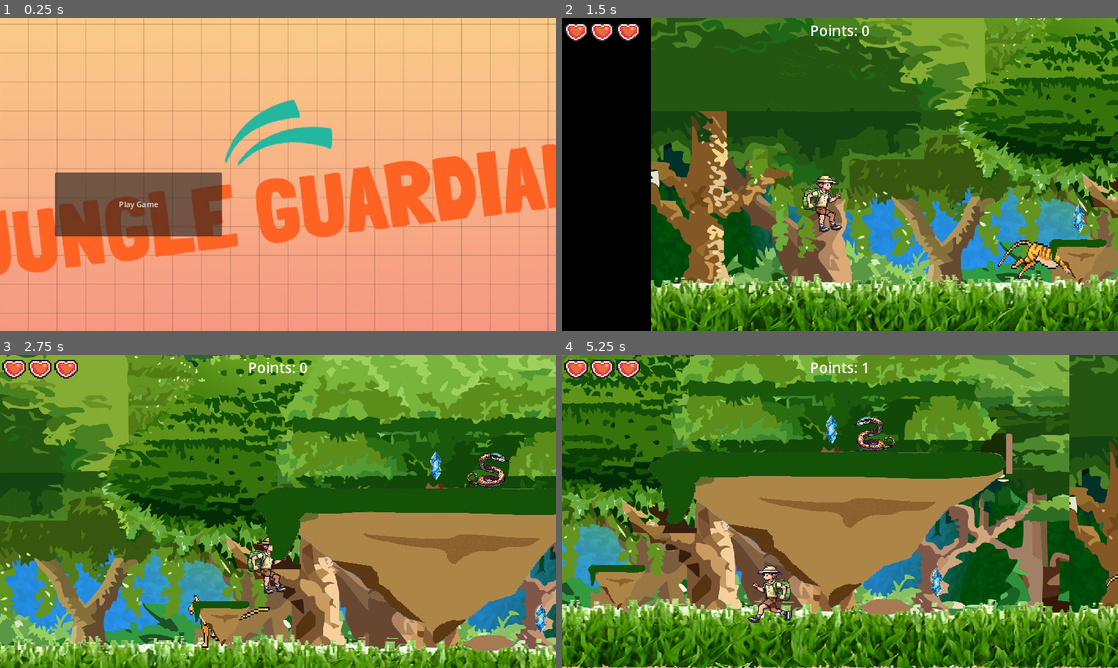
Above: before the commit, frames 1-4 (two rows, left to right).
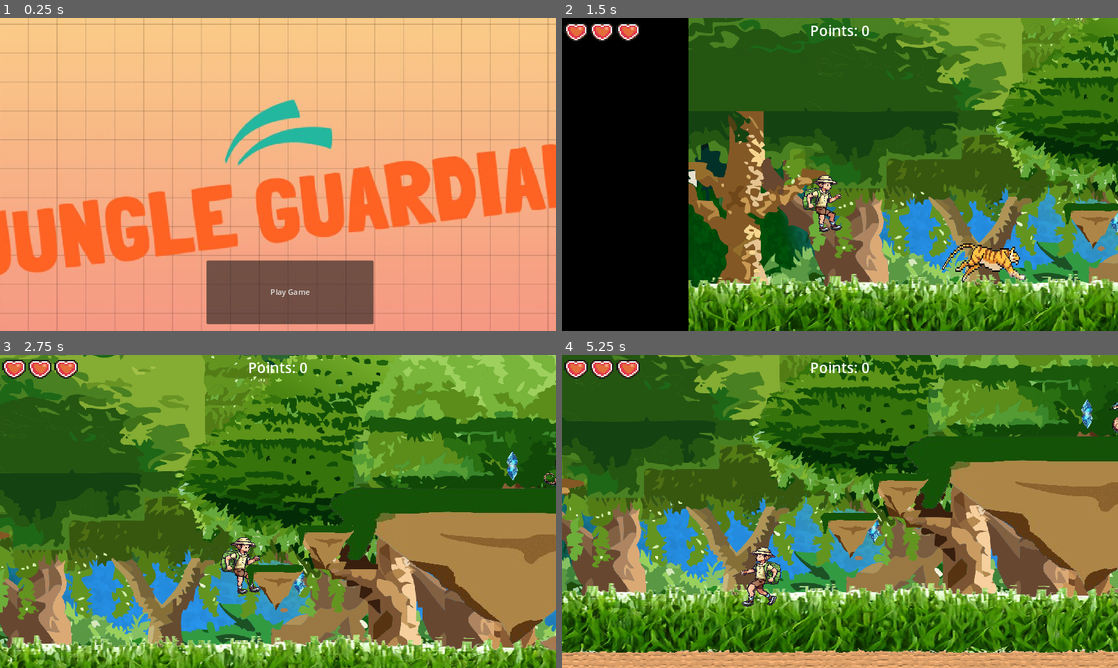
Above: after the commit, the same moments.

Repository: Zain12468/Godot-Side-Scroller-Game
Game: Godot game, scene res://Scenes/Game Management/main_menu.tscn
Same seed, same stepped clock (60 frames per second), same inputs: the game is played once before the commit and once after it.
Inputs:
- Up to frame 1 (0.25 s): no input
- Up to frame 2 (1.5 s): click "Play Game" at 0.5 s; tap Enter (ui_accept) at 1.25 s; hold Right (ui_right) from 1.28 s (still down)
- Up to frame 3 (2.75 s): keep holding Right (ui_right); tap Enter (ui_accept) at 1.52, 2.27 s
- Up to frame 4 (5.25 s): release Right (ui_right) at 2.78 s; hold Left (ui_left) 2.78-3.53 s; hold Right (ui_right) 3.53-5.03 s; tap Enter (ui_accept) at 3.77, 4.52 s; hold Left (ui_left) from 5.03 s (still down)

The runs differ from the first frame. In frame 1, 12% of the frame differs, in the area x 9-68%, y 49-98%; in frame 2, 52%; in frame 3, 65%; in frame 4, 79%, in the area x 0-100%, y 0-100%.

Commit message:
Platforms are now working
After converting to staticbody2d the platforms are now working.

Left:
- Finalize Level Design

Diff:
--- a/Main Project/Scenes/Game Management/main_menu.tscn
+++ b/Main Project/Scenes/Game Management/main_menu.tscn
@@ -25,10 +25,10 @@
 anchor_top = 0.5
 anchor_right = 0.5
 anchor_bottom = 0.5
-offset_left = -462.0
-offset_top = -4.0
-offset_right = -116.0
-offset_bottom = 128.0
+offset_left = -148.0
+offset_top = 178.0
+offset_right = 198.0
+offset_bottom = 310.0
 grow_horizontal = 2
 grow_vertical = 2
 text = "Play Game
--- a/Main Project/Scenes/Level Design/big_platform.tscn
+++ b/Main Project/Scenes/Level Design/big_platform.tscn
@@ -2,7 +2,8 @@
 
 [ext_resource type="Texture2D" uid="uid://bjydfjtdv6x01" path="res://Assets/Other/Untitled-1+_7_.ai-4-1-removebg-preview.png" id="1_4gajh"]
 
-[node name="Big Platform" type="Area2D"]
+[node name="Big Platform" type="StaticBody2D"]
+collision_layer = 3
 
 [node name="Sprite2D" type="Sprite2D" parent="."]
 position = Vector2(140, 93)
--- /dev/null
+++ b/Main Project/Scenes/Level Design/small_platfor.tscn
@@ -0,0 +1,16 @@
+[gd_scene load_steps=2 format=3 uid="uid://cfuapowpoicwx"]
+
+[ext_resource type="Texture2D" uid="uid://bjydfjtdv6x01" path="res://Assets/Other/Untitled-1+_7_.ai-4-1-removebg-preview.png" id="1_mfk4d"]
+
+[node name="Small Platform" type="StaticBody2D"]
+collision_layer = 3
+
+[node name="Sprite2D" type="Sprite2D" parent="."]
+position = Vector2(27, 24)
+scale = Vector2(0.41479, 0.402406)
+texture = ExtResource("1_mfk4d")
+
+[node name="CollisionPolygon2D" type="CollisionPolygon2D" parent="."]
+position = Vector2(9, 0)
+scale = Vector2(0.447299, 0.354947)
+polygon = PackedVector2Array(-152, -90, 131, -93, 73.9572, 6.61206, -3, 141)
--- a/Main Project/Scenes/Level Design/small_platform.tscn
+++ /dev/null
@@ -1,15 +0,0 @@
-[gd_scene load_steps=2 format=3 uid="uid://cfuapowpoicwx"]
-
-[ext_resource type="Texture2D" uid="uid://bjydfjtdv6x01" path="res://Assets/Other/Untitled-1+_7_.ai-4-1-removebg-preview.png" id="1_gs44c"]
-
-[node name="Small Platform" type="Area2D"]
-
-[node name="Sprite2D" type="Sprite2D" parent="."]
-position = Vector2(27, 24)
-scale = Vector2(0.41479, 0.402406)
-texture = ExtResource("1_gs44c")
-
-[node name="CollisionPolygon2D" type="CollisionPolygon2D" parent="."]
-position = Vector2(7, 1)
-scale = Vector2(0.424387, 0.354947)
-polygon = PackedVector2Array(-152, -90, 131, -93, -3, 141)
--- a/Main Project/Scenes/Levels/Level 1.tscn
+++ b/Main Project/Scenes/Levels/Level 1.tscn
@@ -12,7 +12,7 @@
 [ext_resource type="AudioStream" uid="uid://camtfvpt4xxc1" path="res://Assets/Sound Effects/mixkit-player-losing-or-failing-2042.wav" id="11_himiq"]
 [ext_resource type="PackedScene" uid="uid://dgqnx3uw8mk74" path="res://Scenes/Level Design/big_platform.tscn" id="12_k4mm4"]
 [ext_resource type="PackedScene" uid="uid://bklrug7ygo6d5" path="res://Scenes/Characters/Enemies/Tiger.tscn" id="12_sshyb"]
-[ext_resource type="PackedScene" uid="uid://cfuapowpoicwx" path="res://Scenes/Level Design/small_platform.tscn" id="13_lgn8h"]
+[ext_resource type="PackedScene" uid="uid://cfuapowpoicwx" path="res://Scenes/Level Design/small_platfor.tscn" id="13_lgn8h"]
 [ext_resource type="PackedScene" uid="uid://cg1j7xeewaf1y" path="res://Scenes/Characters/Enemies/Snake.tscn" id="14_lpc22"]
 
 [sub_resource type="TileSetAtlasSource" id="TileSetAtlasSource_xkrva"]
@@ -506,7 +506,7 @@
 layer_0/tile_data = PackedInt32Array(851968, 458752, 0, 851969, 458752, 0, 851970, 458752, 0, 851971, 458752, 0, 851972 …(2453 unchanged characters)…
 
 [node name="Player" parent="Scene Objects" instance=ExtResource("4_shit0")]
-position = Vector2(208, 540)
+position = Vector2(131, 538)
 
 [node name="Camera2D" type="Camera2D" parent="Scene Objects/Player"]
 position = Vector2(122, -106)
@@ -561,7 +561,7 @@
 scale = Vector2(3, 3)
 
 [node name="Tiger" parent="." instance=ExtResource("12_sshyb")]
-position = Vector2(523, 514)
+position = Vector2(330, 520)
 
 [node name="Death" type="AudioStreamPlayer" parent="."]
 stream = ExtResource("11_himiq")
@@ -570,7 +570,7 @@
 position = Vector2(1326, 396)
 
 [node name="Small Platform2" parent="." instance=ExtResource("13_lgn8h")]
-position = Vector2(872, 549)
+position = Vector2(824, 474)
 
 [node name="Snake" parent="." instance=ExtResource("14_lpc22")]
 position = Vector2(1092, 214)
@@ -578,4 +578,7 @@
 [node name="Tiger2" parent="." instance=ExtResource("12_sshyb")]
 position = Vector2(1577, 521)
 
+[node name="Small Platform" parent="." instance=ExtResource("13_lgn8h")]
+position = Vector2(929, 392)
+
 [connection signal="body_entered" from="Scene Objects/Finish" to="Scene Objects/Finish" method="_on_body_entered"]
--- a/Main Project/Scenes/Levels/Level 2.tscn
+++ b/Main Project/Scenes/Levels/Level 2.tscn
@@ -9,6 +9,10 @@
 [ext_resource type="PackedScene" uid="uid://deuqbeubboi2i" path="res://Scenes/Collectables/collectable.tscn" id="6_n84kl"]
 [ext_resource type="PackedScene" uid="uid://ckl7e8uro6sha" path="res://Scenes/Levels/Level 3.tscn" id="7_8twqq"]
 [ext_resource type="PackedScene" uid="uid://p2lrseq3ebh6" path="res://Scenes/Game Management/hearts_container.tscn" id="8_1wg1g"]
+[ext_resource type="PackedScene" uid="uid://dgqnx3uw8mk74" path="res://Scenes/Level Design/big_platform.tscn" id="10_ckq1f"]
+[ext_resource type="PackedScene" uid="uid://bklrug7ygo6d5" path="res://Scenes/Characters/Enemies/Tiger.tscn" id="11_t48mg"]
+[ext_resource type="PackedScene" uid="uid://cfuapowpoicwx" path="res://Scenes/Level Design/small_platfor.tscn" id="12_t7jxv"]
+[ext_resource type="PackedScene" uid="uid://cg1j7xeewaf1y" path="res://Scenes/Characters/Enemies/Snake.tscn" id="13_6fyss"]
 
 [sub_resource type="TileSetAtlasSource" id="TileSetAtlasSource_xkrva"]
 texture = ExtResource("3_i7p21")
@@ -493,14 +497,13 @@
 stretch_mode = 1
 
 [node name="TileMap" type="TileMap" parent="Scene Objects"]
-visible = false
 scale = Vector2(3, 3)
 tile_set = SubResource("TileSet_e424c")
 format = 2
 layer_0/tile_data = PackedInt32Array(-1, 458752, 1, 65535, 458752, 1, 131071, 458752, 1, 196607, 458752, 1, 262143, 458 …(2622 unchanged characters)…
 
 [node name="Player" parent="Scene Objects" instance=ExtResource("4_los5x")]
-position = Vector2(122, 712)
+position = Vector2(79, 389)
 
 [node name="Camera2D" type="Camera2D" parent="Scene Objects/Player"]
 position = Vector2(85, -146)
@@ -554,4 +557,25 @@
 offset_bottom = 10.0
 scale = Vector2(3, 3)
 
+[node name="Big Platform" parent="." instance=ExtResource("10_ckq1f")]
+position = Vector2(400, 582)
+
+[node name="Tiger" parent="." instance=ExtResource("11_t48mg")]
+position = Vector2(250, 382)
+
+[node name="Small Platform" parent="." instance=ExtResource("12_t7jxv")]
+position = Vector2(922, 455)
+
+[node name="Tiger2" parent="." instance=ExtResource("11_t48mg")]
+position = Vector2(794, 587)
+
+[node name="Small Platform2" parent="." instance=ExtResource("12_t7jxv")]
+position = Vector2(1088, 369)
+
+[node name="Snake" parent="." instance=ExtResource("13_6fyss")]
+position = Vector2(1292, 596)
+
+[node name="Tiger3" parent="." instance=ExtResource("11_t48mg")]
+position = Vector2(1660, 558)
+
 [connection signal="body_entered" from="Scene Objects/Finish" to="Scene Objects/Finish" method="_on_body_entered"]
--- a/Main Project/Scenes/Levels/Level 3.tscn
+++ b/Main Project/Scenes/Levels/Level 3.tscn
@@ -8,7 +8,11 @@
 [ext_resource type="PackedScene" uid="uid://do7q40y65xn0b" path="res://Scenes/Game Management/finish.tscn" id="5_17m0b"]
 [ext_resource type="PackedScene" uid="uid://bc1eajfeqf8g8" path="res://Scenes/Levels/Level 4 Boss Dungeon.tscn" id="7_sdet6"]
 [ext_resource type="PackedScene" uid="uid://p2lrseq3ebh6" path="res://Scenes/Game Management/hearts_container.tscn" id="8_ki0md"]
+[ext_resource type="PackedScene" uid="uid://dgqnx3uw8mk74" path="res://Scenes/Level Design/big_platform.tscn" id="10_lyris"]
+[ext_resource type="PackedScene" uid="uid://bklrug7ygo6d5" path="res://Scenes/Characters/Enemies/Tiger.tscn" id="11_n4wka"]
 [ext_resource type="PackedScene" uid="uid://deuqbeubboi2i" path="res://Scenes/Collectables/collectable.tscn" id="12_2a5es"]
+[ext_resource type="PackedScene" uid="uid://cg1j7xeewaf1y" path="res://Scenes/Characters/Enemies/Snake.tscn" id="12_4vx4w"]
+[ext_resource type="PackedScene" uid="uid://cfuapowpoicwx" path="res://Scenes/Level Design/small_platfor.tscn" id="13_hillp"]
 
 [sub_resource type="TileSetAtlasSource" id="TileSetAtlasSource_xkrva"]
 texture = ExtResource("3_2of4t")
@@ -500,10 +504,10 @@
 layer_0/tile_data = PackedInt32Array(851968, 458752, 0, 851969, 458752, 0, 851970, 458752, 0, 851971, 458752, 0, 851972 …(2453 unchanged characters)…
 
 [node name="Player" parent="Scene Objects" instance=ExtResource("4_wiu8f")]
-position = Vector2(208, 540)
+position = Vector2(444, 386)
 
 [node name="Camera2D" type="Camera2D" parent="Scene Objects/Player"]
-position = Vector2(375, -204)
+position = Vector2(280, -140)
 process_callback = 0
 position_smoothing_enabled = true
 position_smoothing_speed = 7.0
@@ -511,7 +515,7 @@
 [node name="Collectables" type="Node" parent="Scene Objects"]
 
 [node name="Finish" parent="Scene Objects" instance=ExtResource("5_17m0b")]
-position = Vector2(2343, 426)
+position = Vector2(2349, -110)
 script = SubResource("GDScript_st6de")
 target_level = ExtResource("7_sdet6")
 
@@ -537,13 +541,13 @@
 vertical_alignment = 1
 
 [node name="Collectable" parent="." instance=ExtResource("12_2a5es")]
-position = Vector2(750, 514)
+position = Vector2(-6, 336)
 
 [node name="Collectable2" parent="." instance=ExtResource("12_2a5es")]
-position = Vector2(910, 521)
+position = Vector2(886, 477)
 
 [node name="Collectable3" parent="." instance=ExtResource("12_2a5es")]
-position = Vector2(1140, 507)
+position = Vector2(2094, 475)
 
 [node name="CanvasLayer" type="CanvasLayer" parent="."]
 
@@ -554,4 +558,40 @@
 offset_bottom = 10.0
 scale = Vector2(3, 3)
 
+[node name="Big Platform" parent="." instance=ExtResource("10_lyris")]
+position = Vector2(413, 569)
+
+[node name="Tiger" parent="." instance=ExtResource("11_n4wka")]
+position = Vector2(171, 373)
+
+[node name="Snake" parent="." instance=ExtResource("12_4vx4w")]
+position = Vector2(862, 557)
+
+[node name="Tiger2" parent="." instance=ExtResource("11_n4wka")]
+position = Vector2(1397, 514)
+
+[node name="Small Platform" parent="." instance=ExtResource("13_hillp")]
+position = Vector2(950, 390)
+
+[node name="Small Platform2" parent="." instance=ExtResource("13_hillp")]
+position = Vector2(1215, 314)
+
+[node name="Small Platform3" parent="." instance=ExtResource("13_hillp")]
+position = Vector2(1003, 147)
+
+[node name="Big Platform2" parent="." instance=ExtResource("10_lyris")]
+position = Vector2(2155, 193)
+
+[node name="Tiger3" parent="." instance=ExtResource("11_n4wka")]
+position = Vector2(1813, 519)
+
+[node name="Small Platform4" parent="." instance=ExtResource("13_hillp")]
+position = Vector2(1416, 230)
+
+[node name="Small Platform5" parent="." instance=ExtResource("13_hillp")]
+position = Vector2(1611, 133)
+
+[node name="Snake2" parent="." instance=ExtResource("12_4vx4w")]
+position = Vector2(1823, 15)
+
 [connection signal="body_entered" from="Scene Objects/Finish" to="Scene Objects/Finish" method="_on_body_entered"]
Not shown: 1 places in Main Project/Scenes/Levels/Level 2.tscn that only renumber resources
Not shown: 1 places in Main Project/Scenes/Levels/Level 3.tscn that only renumber resources
